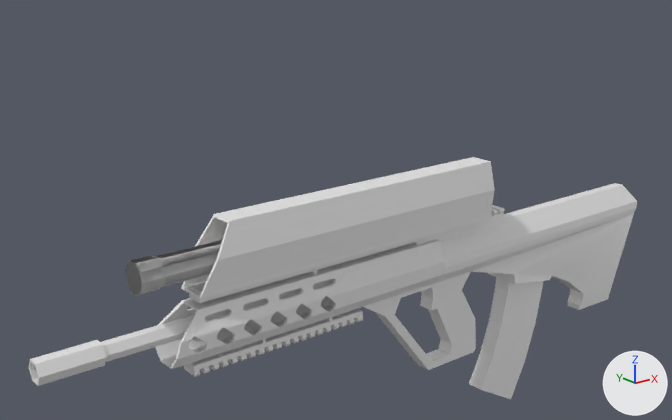
Two versions of the Blender file client/assets/AUG2.blend, one commit apart.
Both versions are drawn from a 50 mm camera at (-15.08, -14.78, 8.51) aimed at (-2.39, 1.09, 2.16). Lighting does not change. The marker at lower right points along +X, +Y and +Z.
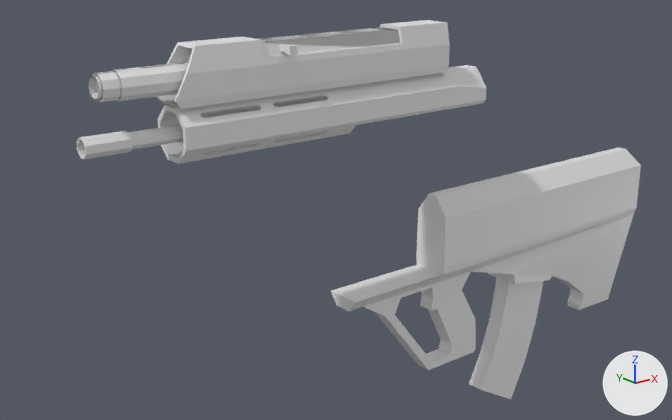
Boxes (x1, y1, x2, y2) around the edits, measured in the pictures (672 x 420 px):
'receiver', reshaped, modifiers changed (8% wider, 19% taller)
    before: (349, 183, 637, 370)
    after: (331, 147, 641, 370)
'Cube.001', deleted
    before: (125, 157, 495, 300)
'cannon', added
    after: (88, 20, 450, 109)
'schaft', added
    after: (77, 65, 486, 164)
'rail', hidden
    before: (155, 239, 445, 369)
'Cylinder.001', deleted
    before: (29, 279, 334, 386)
'Cube.002', deleted
    before: (184, 309, 363, 377)
'Cube', deleted
    before: (189, 205, 509, 303)
part 1 of me_cube, built on
    before: (440, 183, 637, 266)
    after: (343, 147, 641, 312)

What changed in the scene script:
```text
Change me_cube:
    used by ob_receiver; location = (0.0, 0.0, 0.0)
    remove me_cube.from_pydata(...)  # 92 vertices, 54 faces; spans x -3.06..7.23, y 0.0..0.48, z -1.99..1.37
    add me_cube.from_pydata(...)  # 138 vertices, 104 faces; spans x -3.06..7.23, y -0.48..0.48, z -1.99..2.41
    me_cube part 1
    4 vertices are removed from x -0.4..7.23, y 0.0, z 0.92..1.37
    9 faces are deleted
    4 vertices in x -0.4..7.23, y 0.12..0.45, z 0.92..1.37 move by (0.0, 0.0, 1.04)
    23 vertices are added at x -3.06..7.23, y -0.48..0.0, z -1.99..2.41
    22 new vertices lie (0.0, -0.2, 0.0) away from vertices in x -2.65..5.28, y 0.0, z -1.96..0.28
    5 new vertices lie (0.0, -0.45, 0.0) away from vertices in x -0.4..7.23, y 0.0..0.45, z -0.31..0.92
    59 new faces join them
Change me_cube_003:
    used by ob_rail; location = (0.0, 0.0, 0.0)
    remove me_cube_003.from_pydata(...)  # 280 vertices, 139 faces; spans x -7.46..-0.42, y 0.0..0.49, z 0.28..1.38
    add me_cube_003.from_pydata(...)  # 1014 vertices, 765 faces; spans x -1.77..1.83, y -0.63..0.61, z -2.98..-2.18
    me_cube_003 part 2: 280 vertices removed from x -7.46..-0.42, y 0.0..0.49, z 0.28..1.38
Add me_cube_009:
    me_cube_009.from_pydata(...)  # 278 vertices, 248 faces; spans x -3.05..5.01, y -0.64..0.41, z 1.11..2.18
Add me_cylinder_002:
    me_cylinder_002.from_pydata(...)  # 273 vertices, 187 faces; spans x -1.0..1.0, y -1.0..1.0, z -14.3..3.1
Change ob_receiver:
    remove _m = ob_receiver.modifiers.new('Mirror', 'MIRROR')
    remove _m.use_axis = (False, True, False)
    remove _m.use_clip = True
Change ob_rail:
    remove _m = ob_rail.modifiers.new('Mirror', 'MIRROR')
    remove _m.use_axis = (False, True, False)
    remove _m.use_clip = True
    ob_rail.location: (0.0, 0.0, 0.0) -> (-5.0, 0.0, -1.94)
    ob_rail.rotation_euler: (0.0, 0.0, 0.0) -> (3.142, 0.0, 0.0)  # degrees (0, 0, 0) -> degrees (180, 0, 0)
    add ob_rail.hide_set(True)
Remove ob_cylinder_001:
    ob_cylinder_001 = bpy.data.objects.new('Cylinder.001', me_cylinder_001)
    ob_cylinder_001.location = (-7.33, 0.0, 0.98)
    ob_cylinder_001.rotation_euler = (0.0, 1.571, 0.0)  # degrees (0, 90, 0)
    ob_cylinder_001.scale = (0.246, 0.246, 0.246)
Remove ob_cube:
    ob_cube = bpy.data.objects.new('Cube', me_cube_006)
    ob_cube.location = (-0.1, 0.0, 5.07)
Remove ob_cube_002:
    ob_cube_002 = bpy.data.objects.new('Cube.002', me_cube_007)
    ob_cube_002.location = (-4.81, 0.0, -2.2)
    ob_cube_002.rotation_euler = (3.142, 0.0, 0.0)  # degrees (180, 0, 0)
Remove ob_cube_001:
    ob_cube_001 = bpy.data.objects.new('Cube.001', me_cube_001)
    ob_cube_001.location = (0.0, 0.0, 4.75)
    _m = ob_cube_001.modifiers.new('Mirror', 'MIRROR')
    _m.use_axis = (False, True, False)
    _m.use_clip = True
Add ob_cannon:
    ob_cannon = bpy.data.objects.new('cannon', me_cube_009)
    ob_cannon.location = (-5.45, 0.0, 4.19)
    ob_cannon.rotation_euler = (6.283, 0.0, 0.0)  # degrees (360, 0, 0)
Add ob_schaft:
    ob_schaft = bpy.data.objects.new('schaft', me_cylinder_002)
    ob_schaft.location = (-0.97, 0.0, 4.77)
    ob_schaft.rotation_euler = (1.571, 1.178, 1.571)  # degrees (90, 67, 90)
    ob_schaft.scale = (0.547, 0.547, 0.547)
```
